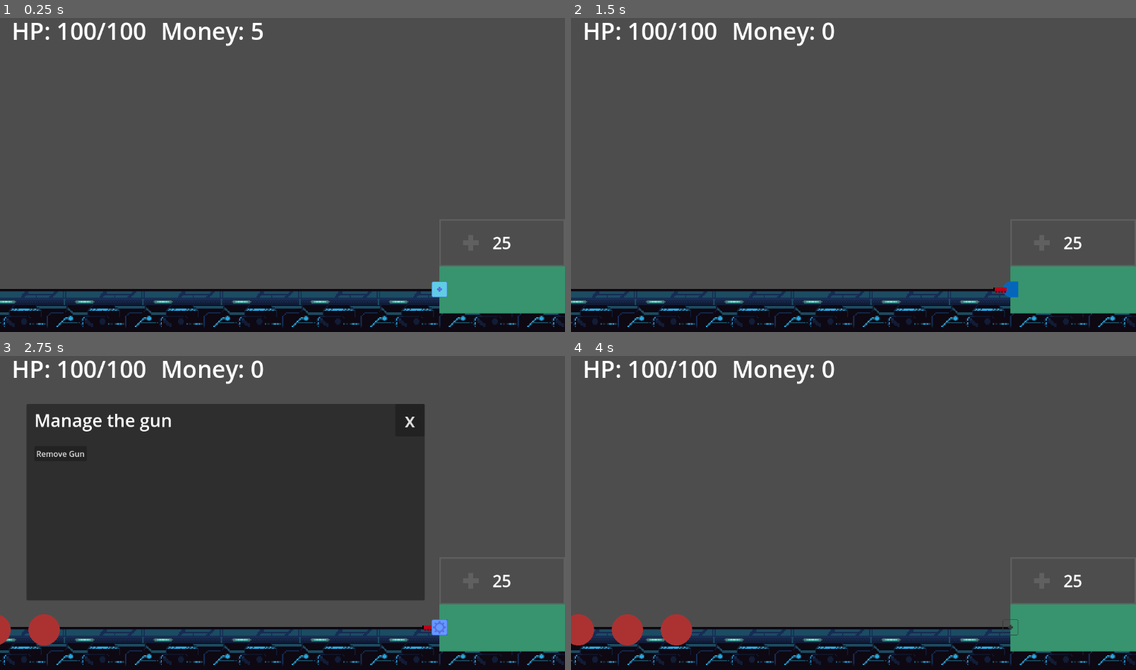
Above: before the commit, frames 1-4 (two rows, left to right).
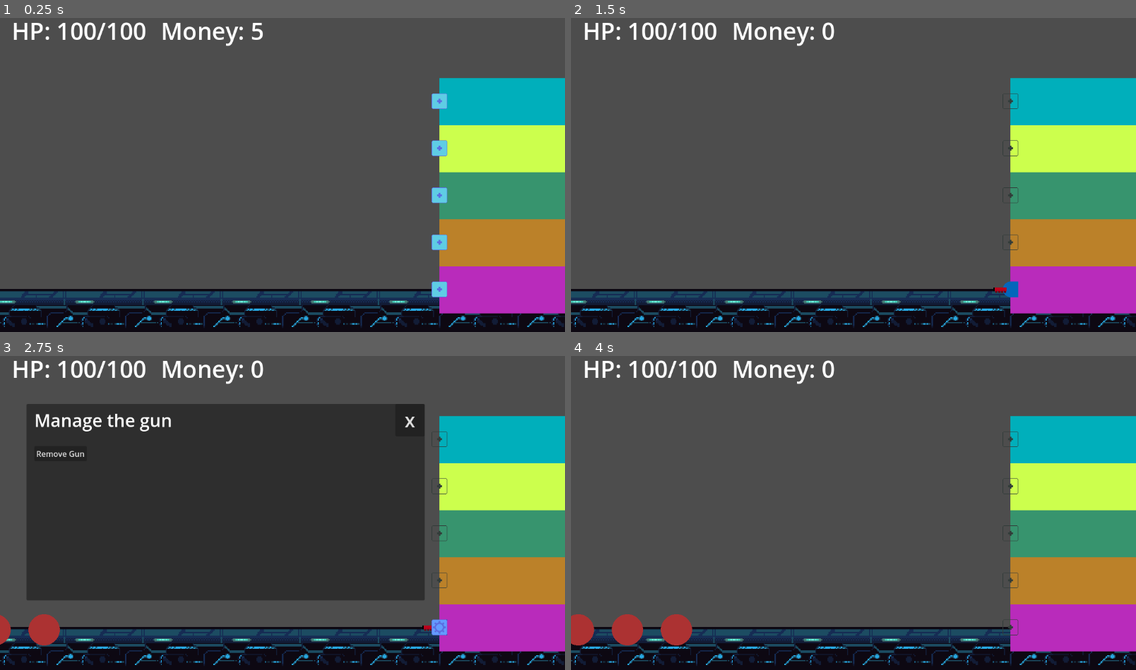
Above: after the commit, the same moments.

Repository: pavel-voronin/game-jam-tower
Game: Godot game, scene res://scenes/game.tscn
Two runs of this game, one before a commit and one after it. Both use one fixed random seed, a clock stepped at 60 frames per second and the inputs below.
Inputs (mouse positions are in pixels of both pictures, inside the frame that each line leads up to):
- Up to frame 1 (0.25 s): no input
- Up to frame 2 (1.5 s): click (1011, 288) at 0.52 s; click "Buy $5" at 1.25 s
- Up to frame 3 (2.75 s): click (440, 626) at 2 s
- Up to frame 4 (4 s): click "Remove Gun" at 2.75 s

The runs differ from the first frame. In frame 1, 17% of the frame differs, in the area x 76-100%, y 19-95%; in frame 2, 17%; in frame 3, 17%; in frame 4, 17%.

Commit message:
natural levels order

Diff:
--- a/scenes/tileset.tres
+++ /dev/null
@@ -1,19 +0,0 @@
-[gd_resource type="TileSet" load_steps=5 format=3 uid="uid://bcxj7re63jboc"]
-
-[ext_resource type="Texture2D" uid="uid://rx6kgvr6ac5m" path="res://assets/tileset.png" id="1_c6nki"]
-[ext_resource type="Texture2D" uid="uid://b067ciu6jv0rg" path="res://assets/ground-tileset.png" id="2_w3ado"]
-
-[sub_resource type="TileSetAtlasSource" id="TileSetAtlasSource_ainvt"]
-texture = ExtResource("1_c6nki")
-texture_region_size = Vector2i(32, 32)
-0:0/0 = 0
-1:0/0 = 0
-
-[sub_resource type="TileSetAtlasSource" id="TileSetAtlasSource_jjxrk"]
-texture = ExtResource("2_w3ado")
-texture_region_size = Vector2i(32, 32)
-
-[resource]
-tile_size = Vector2i(32, 32)
-sources/1 = SubResource("TileSetAtlasSource_ainvt")
-sources/2 = SubResource("TileSetAtlasSource_jjxrk")
--- a/scenes/tower.gd
+++ b/scenes/tower.gd
@@ -23,8 +23,7 @@
 func init_designs() -> void:
 	for i in range(DESIGNS_AMOUNT):
 		designs.append(i)
-	designs.shuffle()
-
+	designs.reverse()
 
 func set_root() -> void:
 	var p = get_parent()
@@ -35,6 +34,10 @@
 func _ready() -> void:
 	set_root()
 	init_designs()
+	place_level()
+	place_level()
+	place_level()
+	place_level()
 	place_level()
 	root.get_node("Money").amount_updated.connect(update_buy_button)
 
